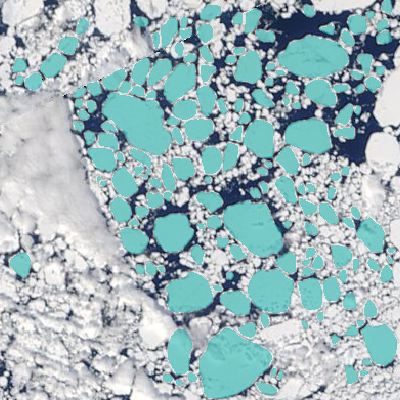
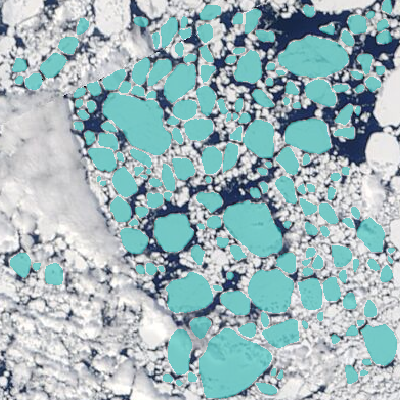
Comparing the layer stacks of the two 400 x 400 images. Changes:
painted on "ice floes" (2nd of 2) over 33, 113, 330, 348
